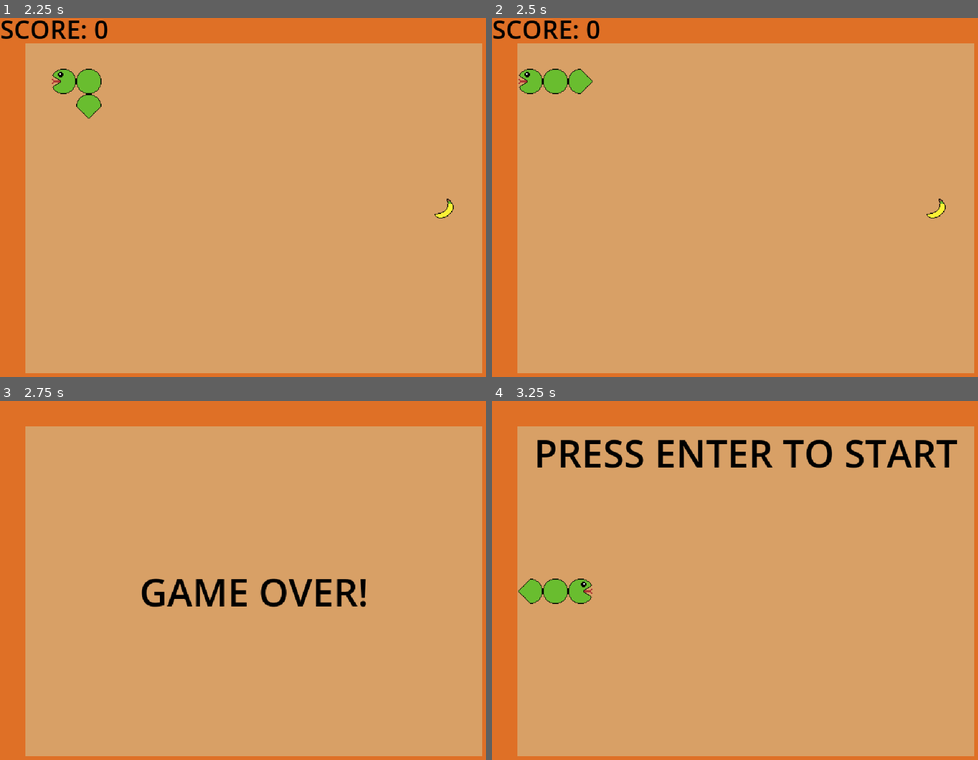
Above: before the commit, frames 1-4 (two rows, left to right).
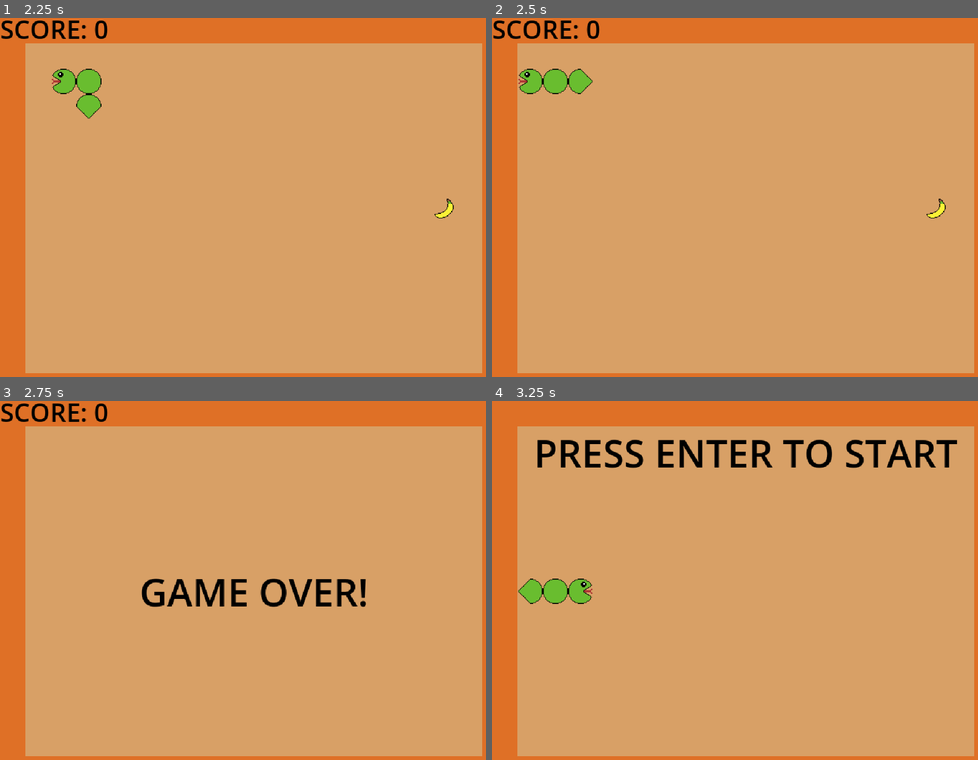
Above: after the commit, the same moments.

Repository: tkrippes/the-diabetic-pac-snake
Game: Godot game, scene res://scenes/main.tscn
The game is run twice, just before and just after one commit, with the same random seed, the same clock (stepped at 60 frames per second) and the same inputs.
Inputs:
- Up to frame 1 (2.25 s): tap Enter (enter) at 0.5, 0.6, 1.35, 2.1 s; hold Up (move_up) 0.53-2.03 s; hold Left (move_left) from 2.03 s (still down)
- Up to frame 2 (2.5 s): keep holding Left (move_left)
- Up to frame 3 (2.75 s): keep holding Left (move_left)
- Up to frame 4 (3.25 s): keep holding Left (move_left); tap Enter (enter) at 2.85 s

Frames 1-2 are identical in both runs. In frame 3, 0.5% of the frame differs, in the area x 0-23%, y 0-6%; in frame 4, nothing differs.

Commit message:
fix: keep showing score on game over

Diff:
--- a/scripts/user_interface.gd
+++ b/scripts/user_interface.gd
@@ -25,5 +25,5 @@
 
 func show_game_over_label() -> void:
 	start_label.visible = false
-	score_label.visible = false
+	score_label.visible = true
 	game_over_label.visible = true
